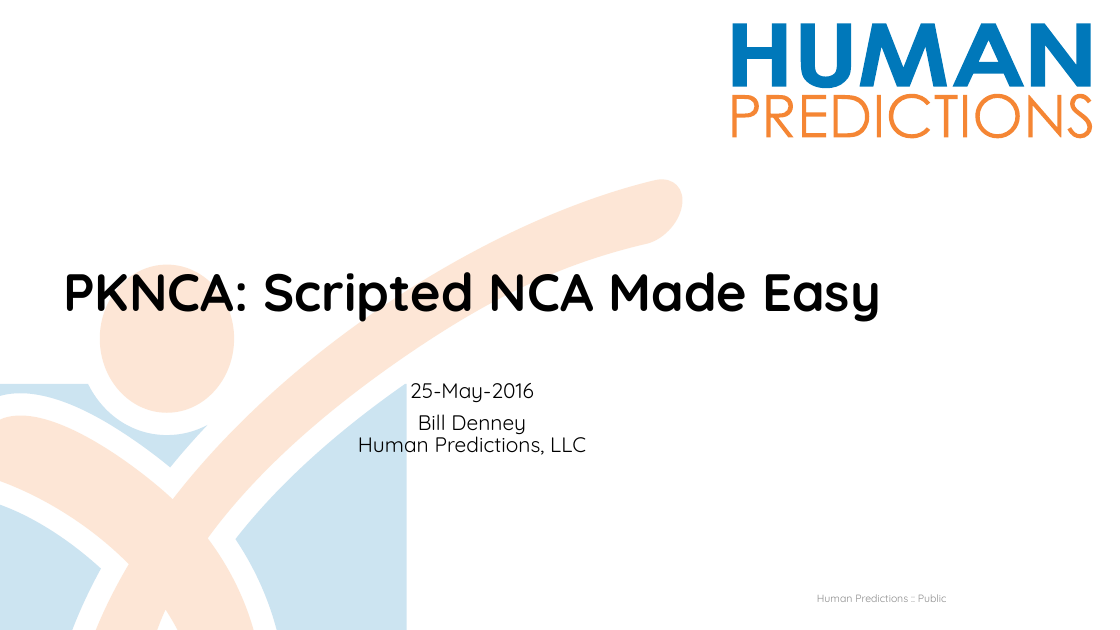
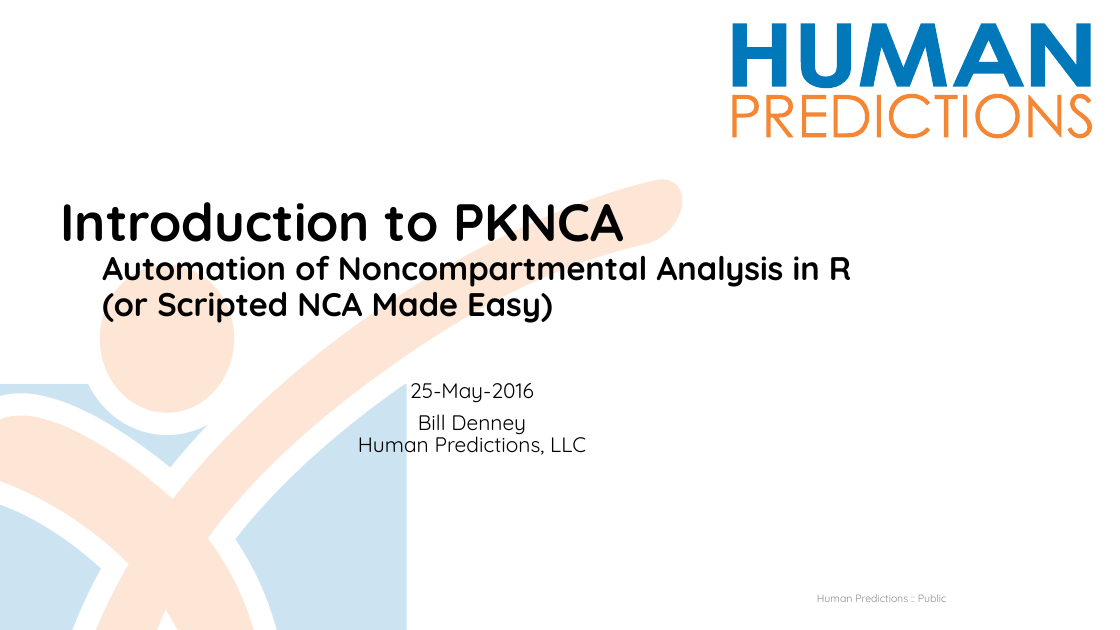
Before and after one commit to billdenney/pknca, a slide deck: slide 1 of vignettes/PKNCA-ISoP_Study_Group-2016-05-25.pptx. Drawn at 1120x630 pixels with LibreOffice and Linux fonts; fonts in the diff are those of the drawing. Boxes give left, top, right and bottom in pixels: in the first picture for what was removed or moved away, otherwise in the second. Text is boxed around its words. In the diff, an @@ line names an element or a change of style, - is before the commit and + after.

Commit message:
Minor text clarifications

```diff
--- a/vignettes/PKNCA-ISoP_Study_Group-2016-05-25.pptx
+++ b/vignettes/PKNCA-ISoP_Study_Group-2016-05-25.pptx
@@ title at (60,186,851,325): text changed; size 45 to 28 pt @@
-PKNCA: Scripted NCA Made Easy
+Introduction to PKNCA
+Automation of Noncompartmental Analysis in R
+(or Scripted NCA Made Easy)
```
Also in this commit, not shown: 4 other slides changed.
